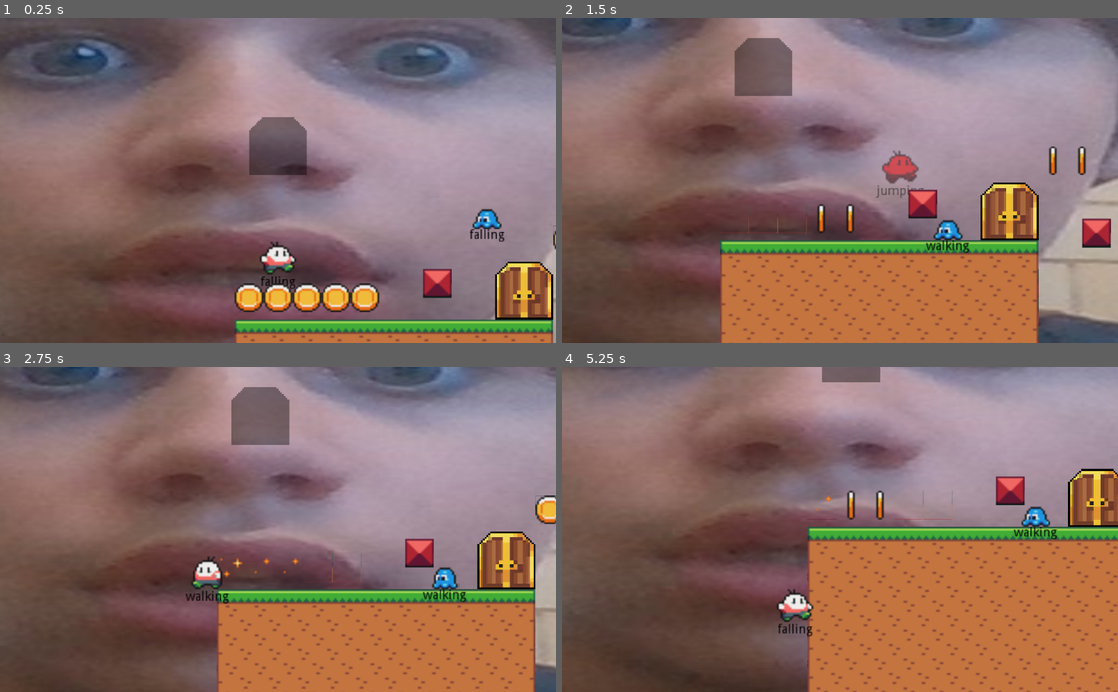
Above: before the commit, frames 1-4 (two rows, left to right).
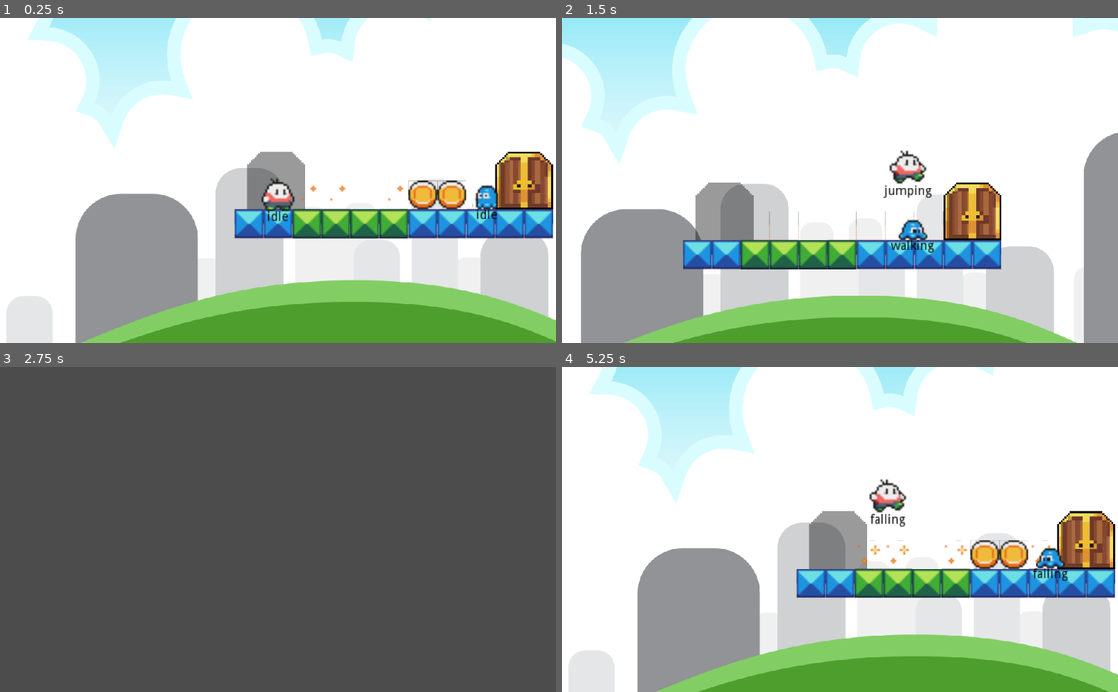
Above: after the commit, the same moments.

Repository: lupine-howl/mr-booboo
Game: Godot game, scene res://levels/Leo.tscn
The game is run twice, just before and just after one commit, with the same random seed, the same clock (stepped at 60 frames per second) and the same inputs. Before the commit the project starts from res://levels/Behan.tscn.
Inputs:
- Up to frame 1 (0.25 s): no input
- Up to frame 2 (1.5 s): tap Enter (ui_accept) at 0.5, 0.6, 0.77, 1.07, 1.35 s; hold Right (ui_right) from 0.53 s (still down)
- Up to frame 3 (2.75 s): tap Enter (ui_accept) at 1.52, 1.82, 2.1 s; release Right (ui_right) at 2.03 s; hold Left (ui_left) from 2.03 s (still down)
- Up to frame 4 (5.25 s): release Left (ui_left) at 2.78 s; hold Right (ui_right) 2.78-4.28 s; tap Enter (ui_accept) at 2.85, 3.02, 3.32, 3.6, 3.77, 4.07, 4.35, 4.52, 4.82, 5.1 s; hold Left (ui_left) 4.28-5.03 s; hold Right (ui_right) from 5.03 s (still down)

The runs differ from the first frame. In frame 1, 99% of the frame differs, in the area x 0-100%, y 0-100%; in frame 2, 99%; in frame 3, 89%; in frame 4, 100%.

Commit message:
Incomplete work on bounce block

Diff:
--- a/Actor.gd
+++ b/Actor.gd
@@ -85,8 +85,8 @@
 	if(controls.direction.x!=0):
 		state.direction.x = controls.direction.x
 
-	if(is_on_floor()):
-		set_state("idle")
+	#if(is_on_floor()):
+	#	set_state("idle")
 
 	if(controls.jump):
 		state.direction.y = -1
@@ -102,11 +102,6 @@
 	if(is_on_floor()):
 		set_state("idle")
 
-var states = {
-	"jump":{
-		"update_func": "update_jump"
-	}
-}
 
 var state = {
 	"animation": "idle",
@@ -150,8 +145,6 @@
 		state.motion = "idle"
 		if(Input.is_action_pressed("ui_left") || Input.is_action_pressed("ui_right")):
 			state.motion = "walk"
-		if(Input.is_action_just_pressed("ui_accept")):
-			state.motion = "jump"
 
 	elif(state.motion != "jumping"):
 		state.motion = "falling"
@@ -175,7 +168,7 @@
 	#elif(velocity.y > 0 && is_on_wall()):
 	#	wall_slide_adjustment = 0
 
-	velocity.y += (gravity*wall_slide_adjustment)
+	velocity.y += gravity
 
 
 	if(velocity.x > -1 && velocity.x < 1):
--- /dev/null
+++ b/BounceBlock.gd
@@ -0,0 +1,24 @@
+extends StaticBody2D
+
+
+# Declare member variables here. Examples:
+# var a = 2
+# var b = "text"
+
+
+# Called when the node enters the scene tree for the first time.
+func _ready():
+	pass # Replace with function body.
+
+
+# Called every frame. 'delta' is the elapsed time since the previous frame.
+#func _process(delta):
+#	pass
+
+
+func _on_HitArea_body_entered(body):
+	if(body.name == "Player"):
+		body.state.direction.y = -1
+		body.set_state("jumping")
+		body.velocity.y = -20
+	pass # Replace with function body.
--- /dev/null
+++ b/BounceBlock.tscn
@@ -0,0 +1,34 @@
+[gd_scene load_steps=5 format=2]
+
+[ext_resource path="res://assets/tileset.png" type="Texture" id=1]
+[ext_resource path="res://BounceBlock.gd" type="Script" id=2]
+
+[sub_resource type="RectangleShape2D" id=1]
+extents = Vector2( 8, 8 )
+
+[sub_resource type="RectangleShape2D" id=2]
+extents = Vector2( 9, 9 )
+
+[node name="BounceBlock" type="Node2D"]
+
+[node name="BounceBlock" type="StaticBody2D" parent="."]
+script = ExtResource( 2 )
+
+[node name="Sprite" type="Sprite" parent="BounceBlock"]
+position = Vector2( 8, 8 )
+texture = ExtResource( 1 )
+hframes = 22
+vframes = 20
+frame = 207
+
+[node name="CollisionShape" type="CollisionShape2D" parent="BounceBlock"]
+position = Vector2( 8, 8 )
+shape = SubResource( 1 )
+
+[node name="HitArea" type="Area2D" parent="BounceBlock"]
+
+[node name="CollisionShape" type="CollisionShape2D" parent="BounceBlock/HitArea"]
+position = Vector2( 8, 8 )
+shape = SubResource( 2 )
+
+[connection signal="body_entered" from="BounceBlock/HitArea" to="BounceBlock" method="_on_HitArea_body_entered"]
--- a/KillBlock.tscn
+++ b/KillBlock.tscn
@@ -16,16 +16,19 @@
 
 [node name="Sprite" type="Sprite" parent="KillBlock"]
 texture = ExtResource( 1 )
+offset = Vector2( 8, 8 )
 hframes = 22
 vframes = 20
 frame = 185
 
 [node name="CollisionShape" type="CollisionShape2D" parent="KillBlock"]
+position = Vector2( 8, 8 )
 shape = SubResource( 1 )
 
 [node name="HitArea" type="Area2D" parent="KillBlock"]
 
 [node name="CollisionShape" type="CollisionShape2D" parent="KillBlock/HitArea"]
+position = Vector2( 8, 8 )
 shape = SubResource( 2 )
 __meta__ = {
 "_edit_group_": true
--- a/Platforms.tres
+++ b/Platforms.tres
@@ -216,3 +216,17 @@
 7/shape_one_way_margin = 0.0
 7/shapes = [  ]
 7/z_index = 0
+8/name = "=BounceBlock"
+8/texture = ExtResource( 1 )
+8/tex_offset = Vector2( 0, 0 )
+8/modulate = Color( 1, 1, 1, 1 )
+8/region = Rect2( 144, 144, 16, 16 )
+8/tile_mode = 0
+8/occluder_offset = Vector2( 0, 0 )
+8/navigation_offset = Vector2( 0, 0 )
+8/shape_offset = Vector2( 0, 0 )
+8/shape_transform = Transform2D( 1, 0, 0, 1, 0, 0 )
+8/shape_one_way = false
+8/shape_one_way_margin = 0.0
+8/shapes = [  ]
+8/z_index = 0
--- a/Player.tscn
+++ b/Player.tscn
@@ -10,11 +10,11 @@
 
 [sub_resource type="AtlasTexture" id=2]
 atlas = ExtResource( 1 )
-region = Rect2( 64, 32, 32, 32 )
+region = Rect2( 64, 0, 32, 32 )
 
 [sub_resource type="AtlasTexture" id=3]
 atlas = ExtResource( 1 )
-region = Rect2( 32, 32, 32, 32 )
+region = Rect2( 32, 0, 32, 32 )
 
 [sub_resource type="AtlasTexture" id=4]
 atlas = ExtResource( 1 )
@@ -22,15 +22,15 @@
 
 [sub_resource type="AtlasTexture" id=5]
 atlas = ExtResource( 1 )
-region = Rect2( 32, 0, 32, 32 )
+region = Rect2( 0, 32, 32, 32 )
 
 [sub_resource type="AtlasTexture" id=6]
 atlas = ExtResource( 1 )
-region = Rect2( 64, 0, 32, 32 )
+region = Rect2( 32, 32, 32, 32 )
 
 [sub_resource type="AtlasTexture" id=7]
 atlas = ExtResource( 1 )
-region = Rect2( 0, 32, 32, 32 )
+region = Rect2( 64, 32, 32, 32 )
 
 [sub_resource type="SpriteFrames" id=8]
 animations = [ {
@@ -39,20 +39,20 @@
 "name": "idle",
 "speed": 5.0
 }, {
-"frames": [ SubResource( 2 ) ],
-"loop": false,
-"name": "hit",
-"speed": 5.0
+"frames": [ SubResource( 2 ), SubResource( 3 ), SubResource( 4 ), SubResource( 5 ) ],
+"loop": true,
+"name": "move",
+"speed": 10.0
 }, {
-"frames": [ SubResource( 3 ) ],
+"frames": [ SubResource( 6 ) ],
 "loop": true,
 "name": "jump",
 "speed": 5.0
 }, {
-"frames": [ SubResource( 4 ), SubResource( 5 ), SubResource( 6 ), SubResource( 7 ) ],
-"loop": true,
-"name": "move",
-"speed": 10.0
+"frames": [ SubResource( 7 ) ],
+"loop": false,
+"name": "hit",
+"speed": 5.0
 } ]
 
 [sub_resource type="RectangleShape2D" id=9]
--- a/TileMap.tscn
+++ b/TileMap.tscn
@@ -6,4 +6,4 @@
 tile_set = ExtResource( 1 )
 cell_size = Vector2( 16, 16 )
 format = 1
-tile_data = PoolIntArray( -2097139, 0, 0, -2097138, 0, 0, -1 …(7937 unchanged characters)… 73, 393271, 1, 131073, 393272, 1, 131074 )
+tile_data = PoolIntArray( -2097139, 0, 0, -2097138, 0, 0, -1 …(7937 unchanged characters)… 73, 393271, 1, 131073, 393272, 1, 131074, 2424893, 2, 0 )
--- a/World.gd
+++ b/World.gd
@@ -5,7 +5,8 @@
 	"Coin": preload("res://Coin.tscn"),
 	"Ghost": preload("res://Ghost.tscn"),
 	"Pumpkin": preload("res://Pumpkin.tscn"),
-	"KillBlock": preload("res://KillBlock.tscn")
+	"KillBlock": preload("res://KillBlock.tscn"),
+	"BounceBlock": preload("res://BounceBlock.tscn")
 }
 
 export var nextLevel = ""
@@ -20,9 +21,12 @@
 			tile_name = tile_name.lstrip("=")
 			if(tile_name in TileableObjects):
 				var new_item = TileableObjects[tile_name].instance()
+				if(tile_name=="BounceBlock"):
+					print(new_item)
 				if(new_item != null):
 					new_item.position = t.map_to_world(cell_coords)
-					new_item.position.y -= 4
+					#new_item.position.y -= 4
+					new_item.position.x += 1
 					add_child(new_item)
 					t.set_cellv(cell_coords, -1)
 
--- /dev/null
+++ b/levels/Leo.tscn
@@ -0,0 +1,37 @@
+[gd_scene load_steps=7 format=2]
+
+[ext_resource path="res://TileMap.tscn" type="PackedScene" id=1]
+[ext_resource path="res://Door.tscn" type="PackedScene" id=2]
+[ext_resource path="res://World.gd" type="Script" id=3]
+[ext_resource path="res://assets/yoop.mp3" type="AudioStream" id=4]
+[ext_resource path="res://assets/background.png" type="Texture" id=5]
+[ext_resource path="res://StartPosition.tscn" type="PackedScene" id=6]
+
+[node name="World" type="Node2D"]
+script = ExtResource( 3 )
+
+[node name="ParallaxBackground" type="ParallaxBackground" parent="."]
+offset = Vector2( 0, -100 )
+transform = Transform2D( 1, 0, 0, 1, 0, -100 )
+
+[node name="ParallaxLayer" type="ParallaxLayer" parent="ParallaxBackground"]
+motion_scale = Vector2( 0.5, 0.5 )
+motion_mirroring = Vector2( 768, 0 )
+
+[node name="background" type="Sprite" parent="ParallaxBackground/ParallaxLayer"]
+scale = Vector2( 0.25, 0.25 )
+texture = ExtResource( 5 )
+
+[node name="Door" parent="." instance=ExtResource( 2 )]
+position = Vector2( 1, -80 )
+leads_to = "Jace"
+
+[node name="TileMap" parent="." instance=ExtResource( 1 )]
+position = Vector2( 1, 0 )
+tile_data = PoolIntArray( -262153, 4, 0, -262152, 2, 0, -262151, 2, 0, -262149, 2, 0, -262148, 2, 0, -262147, 2, 0, -262146, 2, 0, -262145, 3, 0, -196618, 0, 0, -196617, 0, 0, -196616, 8, 0, -196615, 8, 0, -196614, 8, 0, -196613, 8, 0, -196612, 0, 0, -196611, 0, 0, -196610, 0, 0, -196609, 0, 0, -262144, 0, 0 )
+
+[node name="StartPosition" parent="." instance=ExtResource( 6 )]
+position = Vector2( -136, -80 )
+
+[node name="AudioStreamPlayer" type="AudioStreamPlayer" parent="."]
+stream = ExtResource( 4 )
--- a/project.godot
+++ b/project.godot
@@ -11,7 +11,7 @@
 [application]
 
 config/name="Mr Booboo in Bouncy Land 2"
-run/main_scene="res://levels/Behan.tscn"
+run/main_scene="res://levels/Leo.tscn"
 config/icon="res://icon.png"
 
 [input]
